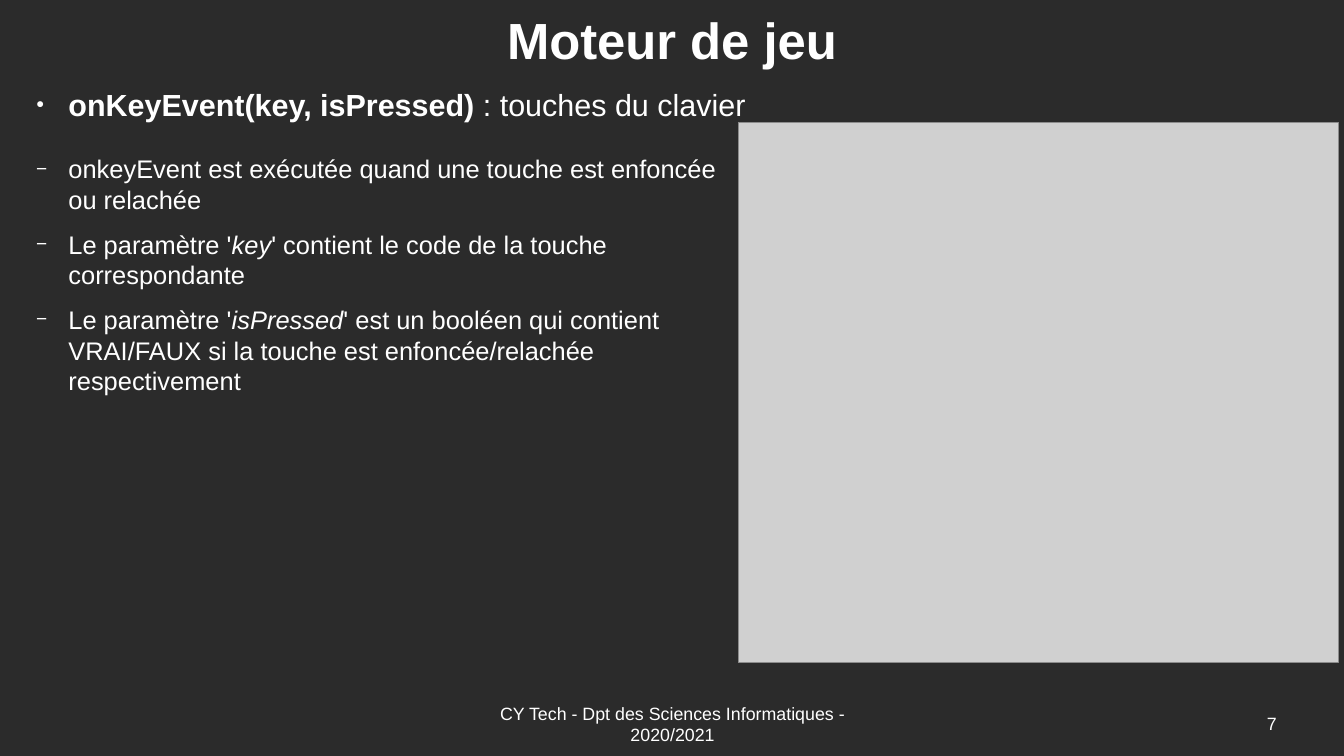
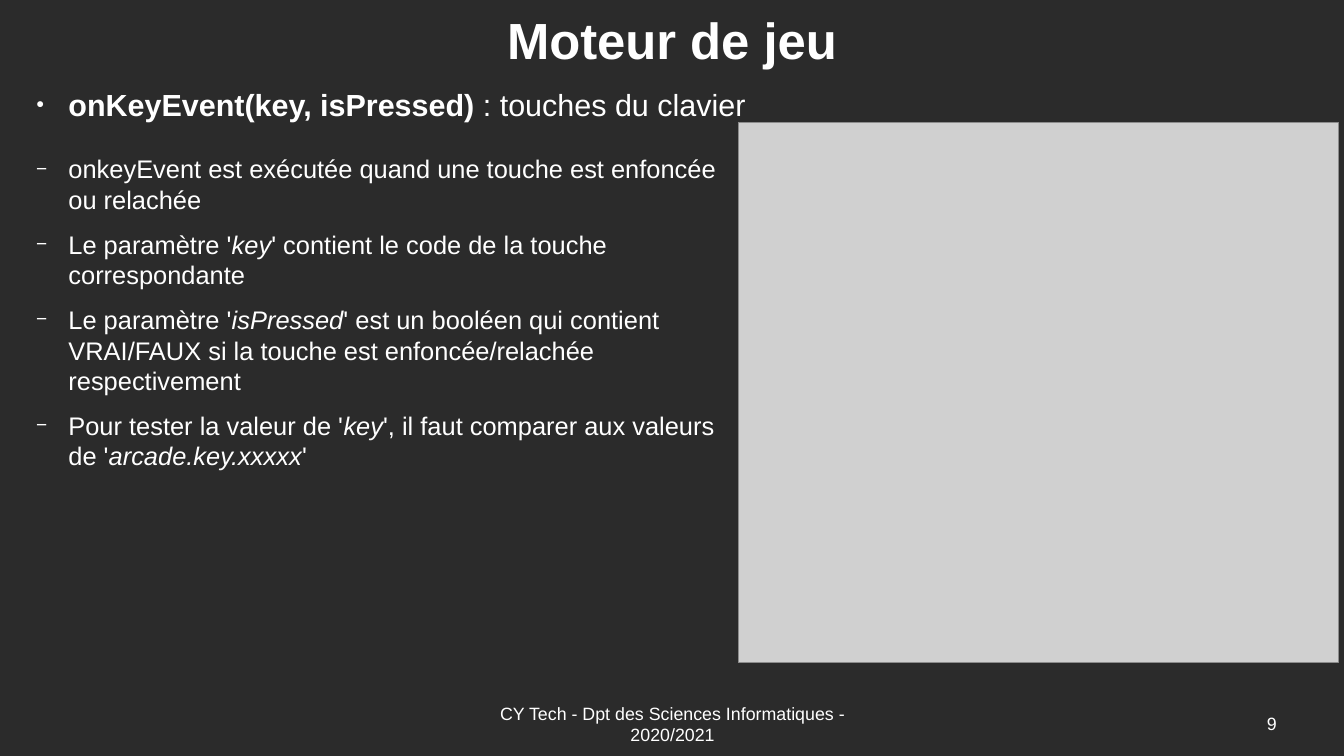
Before and after one commit to Romuald78/pyArcade, a slide deck: slide 9 of doc/UE_Libre_Jeu_Arcade_Documentation.odp (slide 7 before the commit). Drawn at 1344x756 pixels with LibreOffice and Linux fonts; fonts in the diff are those of the drawing; grey boxes stand for pictures; background and template pictures are left out; a plain dark background stands for a picture behind light text. Boxes give left, top, right and bottom in pixels: in the first picture for what was removed or moved away, otherwise in the second. Text is boxed around its words. In the diff, an @@ line names an element or a change of style, - is before the commit and + after.

```diff
--- a/doc/UE_Libre_Jeu_Arcade_Documentation.odp
+++ b/doc/UE_Libre_Jeu_Arcade_Documentation.odp
@@ text at [68,416,714,471]: paragraph added @@
+  − Pour tester la valeur de 'key', il faut comparer aux valeurs de 'arcade.key.xxxxx'
@@ page number at [1267,717,1277,730]: text changed @@
-7
+9
```
Also in this commit, not shown: 5 other slides changed, 2 slides added, 12 other files.
